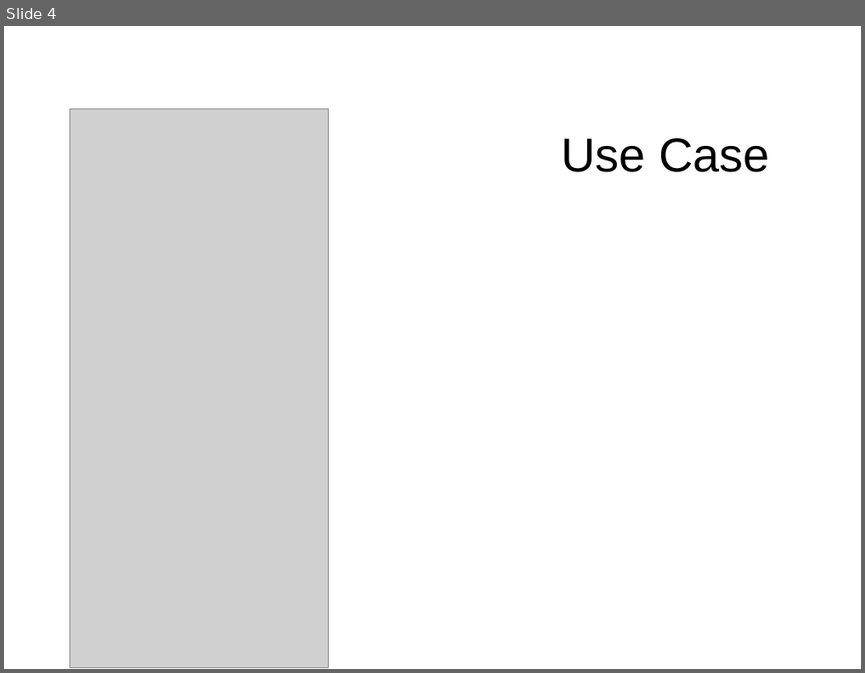
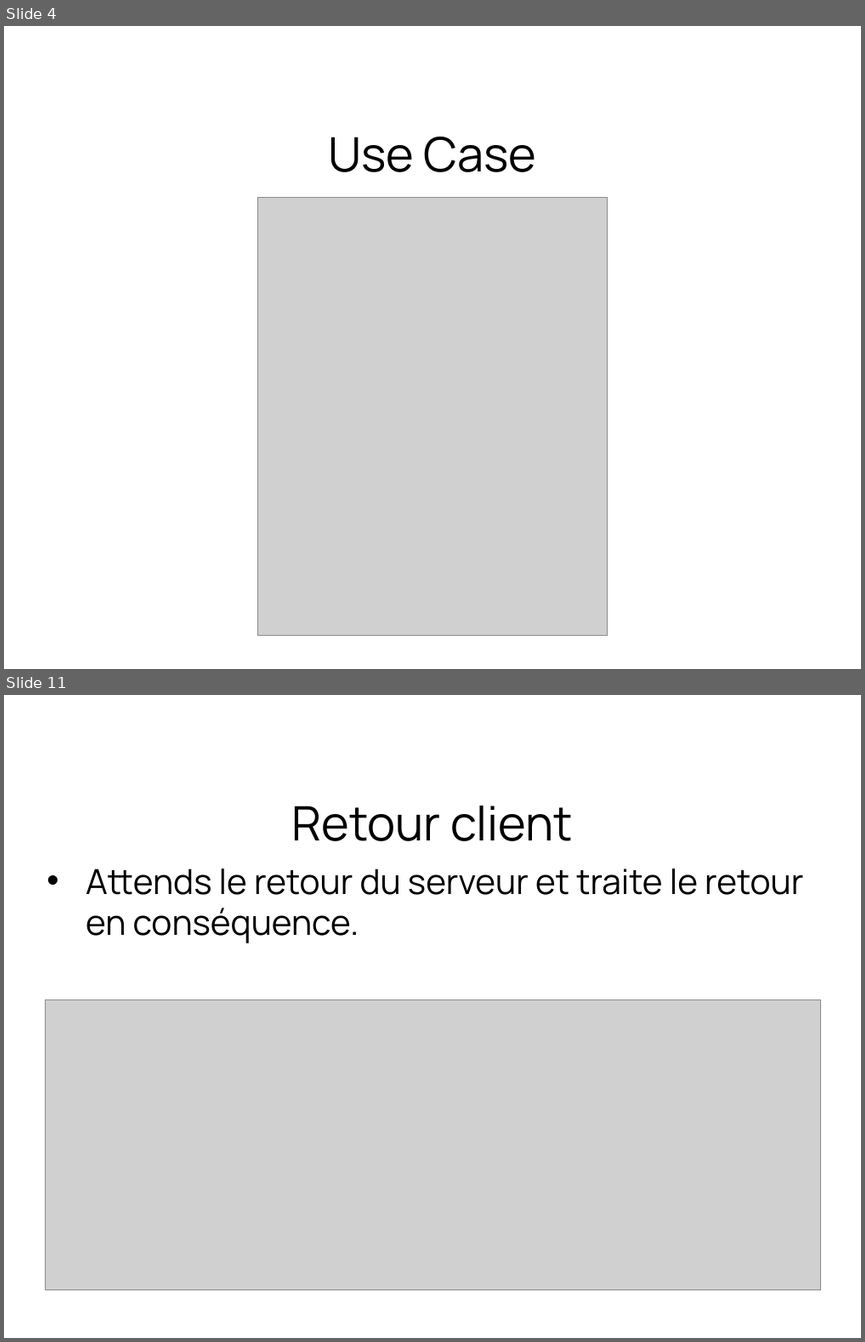
Before and after one commit to Manonrtnt/Rezeed, a slide deck: sql/redeez.odp. Shown one above the other, each under a label of ours: slide 4 before the commit, slides 4 and 11 after it; the slides between them are not shown. The pictures are 865x673 and 865x1342 pixels, drawn with LibreOffice and Linux fonts; fonts in the diff are those of the drawing; grey boxes stand for pictures; background and template pictures are left out. Boxes give left, top, right and bottom in pixels: in the first picture for what was removed or moved away, otherwise in the second. Text is boxed around its words. In the diff, an @@ line names an element or a change of style, - is before the commit and + after.

```diff
--- a/sql/redeez.odp
+++ b/sql/redeez.odp
@@ slide 11 added at (4,695,861,1338), background #FFFFFF @@
@@ title added at (292,805,573,841), 44 pt, text #000000 @@
+Retour client
@@ text added at (86,868,803,943), 32 pt, text #000000 @@
+• Attends le retour du serveur et traite le retour en conséquence.
@@ picture added at (45,1000,821,1290) @@
@@ slide 4 changed as well @@
@@ title "Use Case" at (328,136,536,172): font Arial to Manrope @@
@@ picture: place and size @@
-picture at (70,108,328,668)
+picture at (257,197,608,635)
```
Also in this commit, not shown: 2 other slides changed, 10 other slides added, 1 slide removed, 13 other files.
